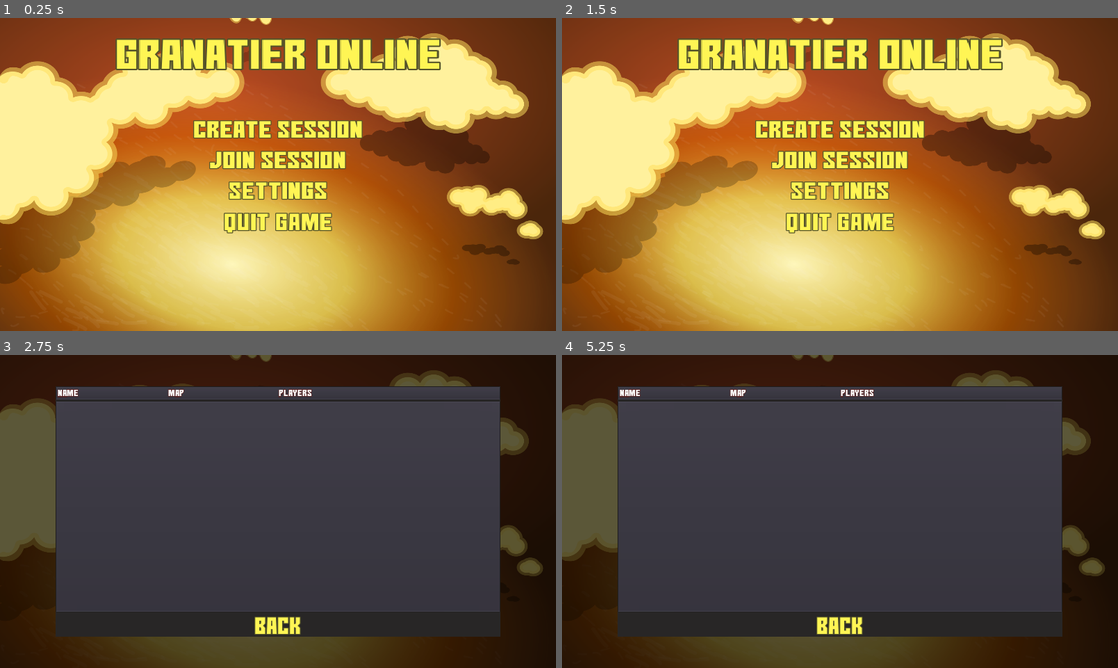
Above: before the commit, frames 1-4 (two rows, left to right).
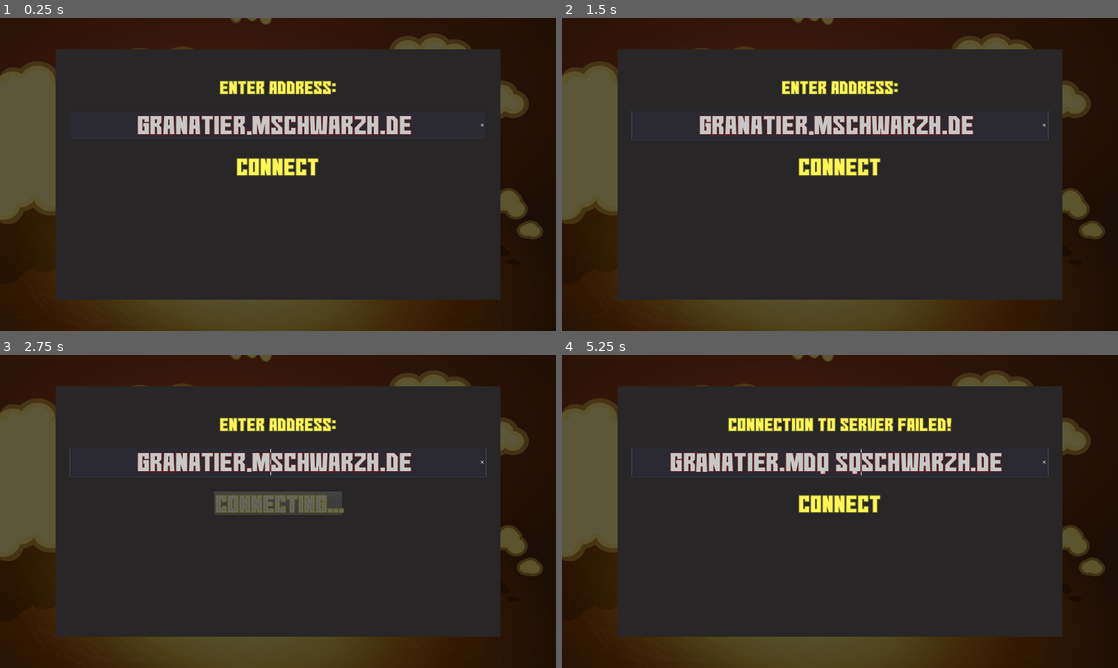
Above: after the commit, the same moments.

Repository: mrhappyhof/soulThieves
Game: Godot game, scene res://scenes/ChooseServer.tscn
Two runs of this game, one before a commit and one after it. Both use one fixed random seed, a clock stepped at 60 frames per second and the inputs below. Before the commit the project starts from res://scenes/MainMenu.tscn.
Inputs (mouse positions are in pixels of both pictures, inside the frame that each line leads up to):
- Up to frame 1 (0.25 s): no input
- Up to frame 2 (1.5 s): click (840, 127) at 0.5 s, where only the run before the commit has a clickable "Create Session"; click (634, 52) at 1.25 s, where only the run before the commit has a clickable "Return"
- Up to frame 3 (2.75 s): click (278, 502) at 2 s, where only the run after the commit has a clickable "Connect"
- Up to frame 4 (5.25 s): click (840, 624) at 2.75 s, where only the run before the commit has a clickable "Back"; click (840, 495) at 3.5 s, where only the run before the commit has a clickable "Join Session"; tap Enter at 4.25 s; move the mouse to (962, 495) at 4.27 s; hold D (move_right) 4.28-5.03 s; tap Q (place_bomb) at 4.35, 5.1 s; click (962, 495) at 4.42 s; tap Space at 5 s; move the mouse to (728, 527) at 5.02 s; hold S (move_down) from 5.03 s (still down)

The runs differ from the first frame. In frame 1, 100% of the frame differs, in the area x 0-100%, y 0-100%; in frame 2, 100%; in frame 3, 45%; in frame 4, 47%.

Commit message:
chooser server scene

Diff:
--- a/GranatierClient/project.godot
+++ b/GranatierClient/project.godot
@@ -21,7 +21,7 @@
 [application]
 
 config/name="GranatierClient"
-run/main_scene="res://scenes/MainMenu.tscn"
+run/main_scene="res://scenes/ChooseServer.tscn"
 config/icon="res://icon.png"
 
 [autoload]
--- /dev/null
+++ b/GranatierClient/scenes/ChooseServer.tscn
@@ -0,0 +1,124 @@
+[gd_scene load_steps=11 format=2]
+
+[ext_resource path="res://scripts/ChooseServer.gd" type="Script" id=1]
+[ext_resource path="res://resources/images/Background.svg" type="Texture" id=2]
+[ext_resource path="res://resources/fonts/gomarice_no_continue.ttf" type="DynamicFontData" id=3]
+
+[sub_resource type="DynamicFont" id=7]
+size = 60
+outline_size = 3
+outline_color = Color( 0.333333, 0.329412, 0.164706, 1 )
+font_data = ExtResource( 3 )
+
+[sub_resource type="DynamicFont" id=6]
+size = 90
+outline_size = 3
+outline_color = Color( 0.341176, 0.133333, 0.133333, 1 )
+font_data = ExtResource( 3 )
+
+[sub_resource type="DynamicFont" id=1]
+size = 80
+outline_size = 3
+outline_color = Color( 0.333333, 0.329412, 0.164706, 1 )
+font_data = ExtResource( 3 )
+
+[sub_resource type="StyleBoxEmpty" id=2]
+
+[sub_resource type="StyleBoxEmpty" id=3]
+
+[sub_resource type="StyleBoxEmpty" id=4]
+
+[sub_resource type="StyleBoxFlat" id=5]
+bg_color = Color( 0, 0, 0, 1 )
+draw_center = false
+
+[node name="ChooseServer" type="CanvasLayer"]
+script = ExtResource( 1 )
+
+[node name="Background" type="Sprite" parent="."]
+position = Vector2( 960, 540 )
+scale = Vector2( 1.12, 1 )
+texture = ExtResource( 2 )
+
+[node name="DarkBackground" type="ColorRect" parent="."]
+anchor_right = 1.0
+anchor_bottom = 1.0
+color = Color( 0, 0, 0, 0.639216 )
+__meta__ = {
+"_edit_use_anchors_": true
+}
+
+[node name="MenuBackground" type="ColorRect" parent="."]
+anchor_left = 0.5
+anchor_top = 0.5
+anchor_right = 0.5
+anchor_bottom = 0.5
+margin_left = -768.0
+margin_top = -432.0
+margin_right = 768.0
+margin_bottom = 432.0
+color = Color( 0.160784, 0.152941, 0.152941, 1 )
+__meta__ = {
+"_edit_use_anchors_": true
+}
+
+[node name="MarginContainer" type="MarginContainer" parent="MenuBackground"]
+anchor_right = 1.0
+anchor_bottom = 1.0
+margin_left = 50.0
+margin_top = 100.0
+margin_right = -50.0
+margin_bottom = -100.0
+
+[node name="VBoxContainer" type="VBoxContainer" parent="MenuBackground/MarginContainer"]
+margin_right = 1436.0
+margin_bottom = 664.0
+custom_constants/separation = 50
+
+[node name="InfoLable" type="Label" parent="MenuBackground/MarginContainer/VBoxContainer"]
+margin_right = 1436.0
+margin_bottom = 61.0
+grow_horizontal = 2
+custom_colors/font_color = Color( 1, 0.964706, 0.333333, 1 )
+custom_fonts/font = SubResource( 7 )
+text = "Enter Address:"
+align = 1
+
+[node name="AddressField" type="LineEdit" parent="MenuBackground/MarginContainer/VBoxContainer"]
+margin_top = 111.0
+margin_right = 1436.0
+margin_bottom = 212.0
+custom_colors/font_color_selected = Color( 0.784314, 0.784314, 0.784314, 1 )
+custom_colors/font_color = Color( 0.784314, 0.784314, 0.784314, 1 )
+custom_fonts/font = SubResource( 6 )
+text = "granatier.mschwarzh.de"
+align = 1
+max_length = 30
+clear_button_enabled = true
+placeholder_text = "Server Address"
+caret_blink = true
+caret_blink_speed = 0.5
+
+[node name="ConnectButton" type="Button" parent="MenuBackground/MarginContainer/VBoxContainer"]
+margin_left = 578.0
+margin_top = 262.0
+margin_right = 858.0
+margin_bottom = 343.0
+grow_horizontal = 2
+focus_mode = 0
+size_flags_horizontal = 4
+size_flags_vertical = 4
+custom_colors/font_color = Color( 1, 0.964706, 0.333333, 1 )
+custom_fonts/font = SubResource( 1 )
+custom_styles/hover = SubResource( 2 )
+custom_styles/pressed = SubResource( 3 )
+custom_styles/focus = SubResource( 4 )
+custom_styles/normal = SubResource( 5 )
+enabled_focus_mode = 0
+text = "Connect"
+
+[node name="Timer" type="Timer" parent="."]
+wait_time = 3.0
+
+[connection signal="pressed" from="MenuBackground/MarginContainer/VBoxContainer/ConnectButton" to="." method="_on_ConnectButton_pressed"]
+[connection signal="timeout" from="Timer" to="." method="_on_Timer_timeout"]
--- /dev/null
+++ b/GranatierClient/scripts/ChooseServer.gd
@@ -0,0 +1,35 @@
+extends CanvasLayer
+
+
+func _ready():
+	if Server.connection_failed:
+		$MenuBackground/MarginContainer/VBoxContainer/InfoLable.text = "Connection to server failed!"
+		$MenuBackground/MarginContainer/VBoxContainer/ConnectButton.text = "connect"
+		$MenuBackground/MarginContainer/VBoxContainer/ConnectButton.disabled = false
+		Server.connection_failed = false
+
+
+
+func _on_ConnectButton_pressed():
+	Server.address = $MenuBackground/MarginContainer/VBoxContainer/AddressField.text
+	Server.ConnectToServer()
+	$MenuBackground/MarginContainer/VBoxContainer/ConnectButton.text = "connecting..."
+	$MenuBackground/MarginContainer/VBoxContainer/ConnectButton.disabled = true
+	$Timer.start()
+
+
+func load_scene(var path):
+	if ResourceLoader.exists(path):
+		var ok = get_tree().change_scene(path)
+		match ok:
+			ERR_CANT_OPEN:
+				print("Error: cant open " + path)
+			ERR_CANT_CREATE:
+				print("Error: cant create scene")
+
+
+func _on_Timer_timeout():
+	$MenuBackground/MarginContainer/VBoxContainer/InfoLable.text = "Connection to server failed!"
+	$MenuBackground/MarginContainer/VBoxContainer/ConnectButton.text = "connect"
+	$MenuBackground/MarginContainer/VBoxContainer/ConnectButton.disabled = false
+	Server.connection_failed = false
--- a/GranatierClient/scripts/HUD.gd
+++ b/GranatierClient/scripts/HUD.gd
@@ -26,7 +26,7 @@
 
 		$TimerLabel.text = "%02d:%02d" % [minutes, seconds]
 	elif get_parent().waiting_for_players:
-		$TimerLabel.text = "Warte auf andere Spieler..."
+		$TimerLabel.text = "Waiting for players..."
 	else:
 		$TimerLabel.text = "Sudden Death"
 
--- a/GranatierClient/scripts/Server.gd
+++ b/GranatierClient/scripts/Server.gd
@@ -5,10 +5,12 @@
 var network = NetworkedMultiplayerENet.new()
 var address = "localhost"
 #var address = "game.url.de"
-var port = 1909
+var port = 50000
 var world
 var initial = true
 var is_owner = false
+
+var connection_failed = false
 
 var time_diff = 0
 
@@ -23,7 +25,7 @@
 }
 
 func _ready():
-	ConnectToServer()
+	#ConnectToServer()
 	#rpc_id(1, "SpawnPlayer")
 	pass
 func ConnectToServer(): #address, port
@@ -34,9 +36,12 @@
 	network.connect("connection_succeeded", self, "_OnConnectionSucceeded")
 
 func _OnConnectionFailed():
+	connection_failed = true
+	load_scene("res://scenes/ChooseServer.tscn")
 	print("Failed to connect")
 
 func _OnConnectionSucceeded():
+	load_scene("res://scenes/MainMenu.tscn")
 	print("Succesfully connected")
 
 func get_time():
